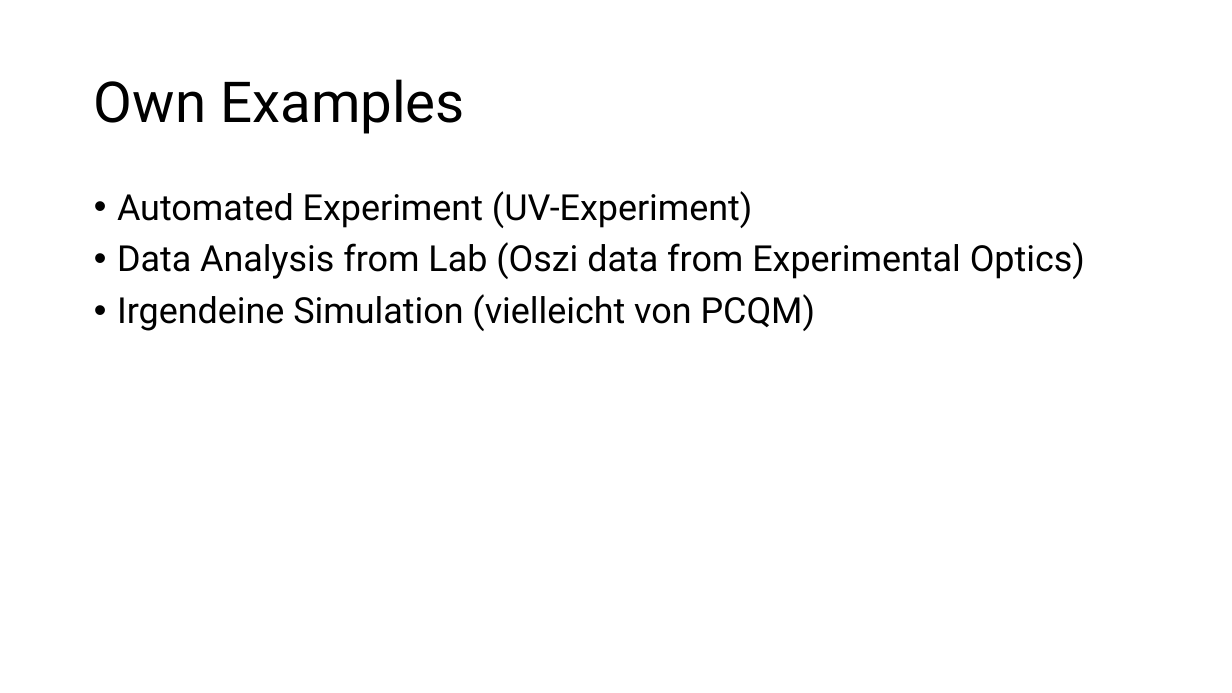
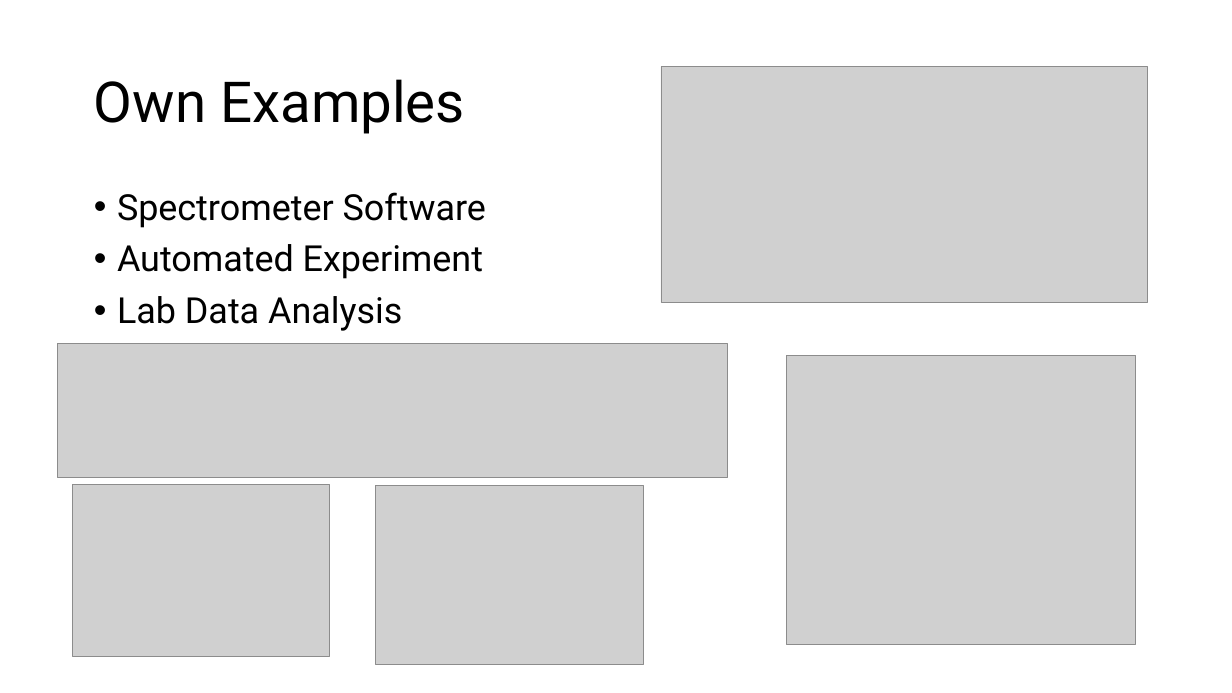
Before and after one commit to jonathanbollig/pycophy, a slide deck: slide 9 of Lecture Resources/Lecture Powerpoints/Chunk 1 - Introduction + Setup.pptx. Drawn at 1232x693 pixels with LibreOffice and Linux fonts; fonts in the diff are those of the drawing; grey boxes stand for pictures. Boxes give left, top, right and bottom in pixels: in the first picture for what was removed or moved away, otherwise in the second. Text is boxed around its words. In the diff, an @@ line names an element or a change of style, - is before the commit and + after.

```diff
--- a/Lecture Resources/Lecture Powerpoints/Chunk 1 - Introduction + Setup.pptx
+++ b/Lecture Resources/Lecture Powerpoints/Chunk 1 - Introduction + Setup.pptx
@@ picture added at box(661, 67, 1147, 302) @@
@@ text at box(117, 192, 486, 331): text changed @@
-• Automated Experiment (UV-Experiment)
-• Data Analysis from Lab (Oszi data from Experimental Optics)
-• Irgendeine Simulation (vielleicht von PCQM)
+• Spectrometer Software
+• Automated Experiment
+• Lab Data Analysis
@@ picture added at box(57, 344, 727, 478) @@
@@ picture added at box(787, 356, 1136, 645) @@
@@ picture added at box(73, 485, 330, 656) @@
@@ picture added at box(375, 486, 643, 665) @@
```
Also in this commit, not shown: 6 other slides changed, 1 slide removed, 2 other files.
